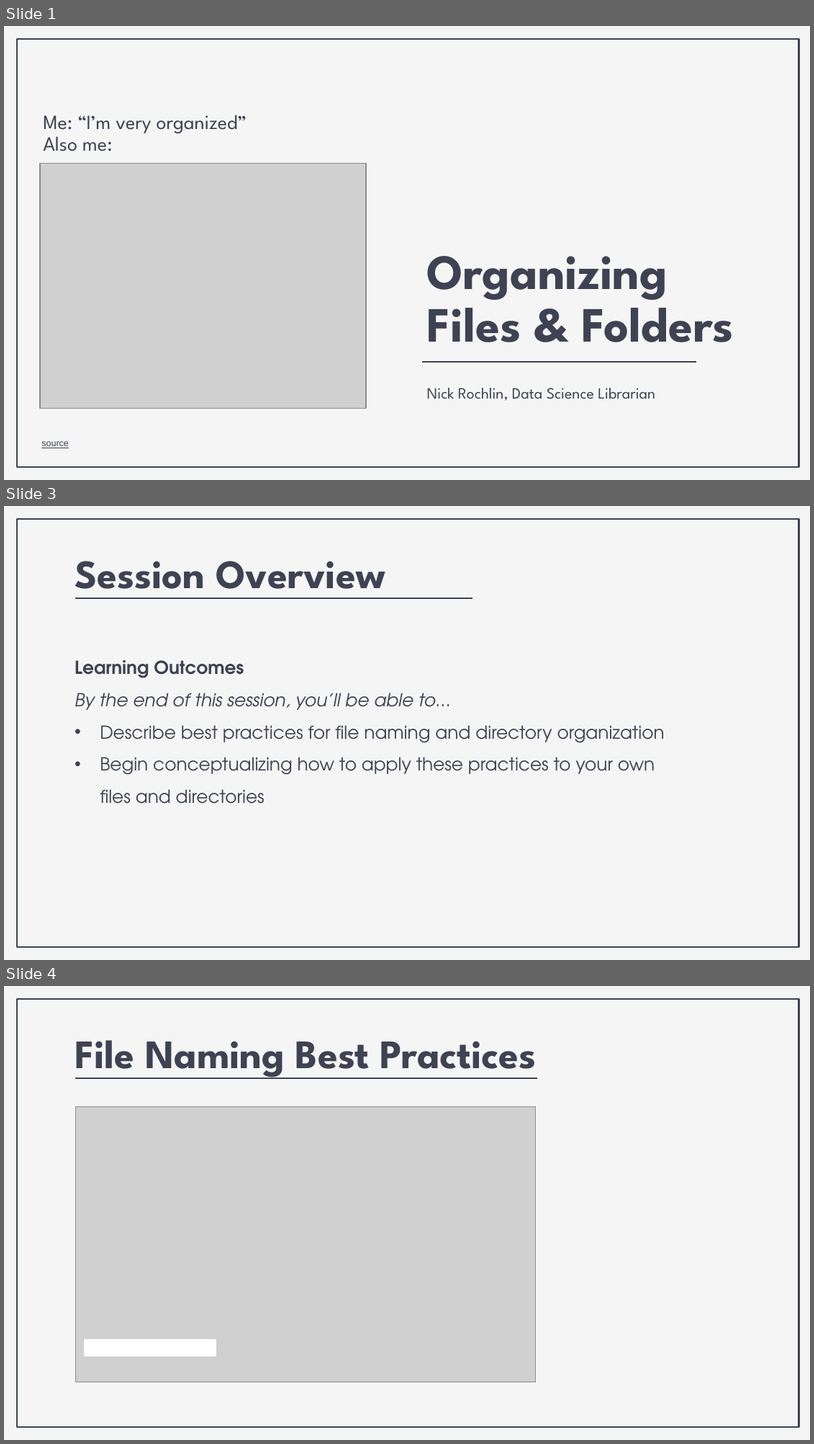
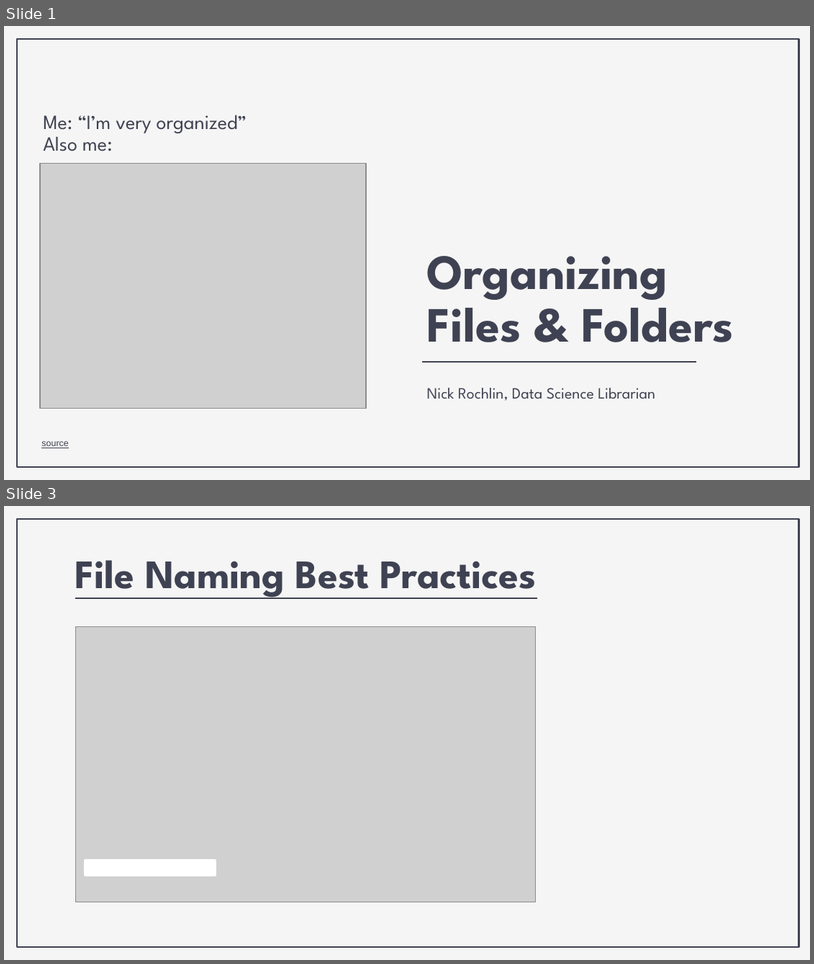
Before and after one commit to nickrochlin/rdm-jumpstart2, a slide deck: files/Block2-1_Files-and-Folders.pptx. Shown one above the other, each under a label of ours: slides 1, 3 and 4 before the commit, slides 1 and 3 after it; the slides between them are not shown. The pictures are 814x1444 and 814x964 pixels, drawn with LibreOffice and Linux fonts; fonts in the diff are those of the drawing; grey boxes stand for pictures. Boxes give left, top, right and bottom in pixels: in the first picture for what was removed or moved away, otherwise in the second. Text is boxed around its words. In the diff, an @@ line names an element or a change of style, - is before the commit and + after.

```diff
--- a/files/Block2-1_Files-and-Folders.pptx
+++ b/files/Block2-1_Files-and-Folders.pptx
@@ slide 3 removed at [4, 506, 810, 960], background #F5F5F5; not listed: 1 template element that a slide beside it also shows @@
@@ title removed at [75, 561, 386, 599] @@
-Session Overview
@@ line removed from (76, 598) to (473, 598) @@
@@ subtitle removed at [75, 660, 665, 803] @@
-Learning Outcomes
-By the end of this session, you’ll be able to…
-• Describe best practices for file naming and directory organization
-• Begin conceptualizing how to apply these practices to your own files and directories
@@ what was slide 4 is now slide 3 @@
```
Also in this commit, not shown: 4 slides changed, 1 slide added, 2 other files.
